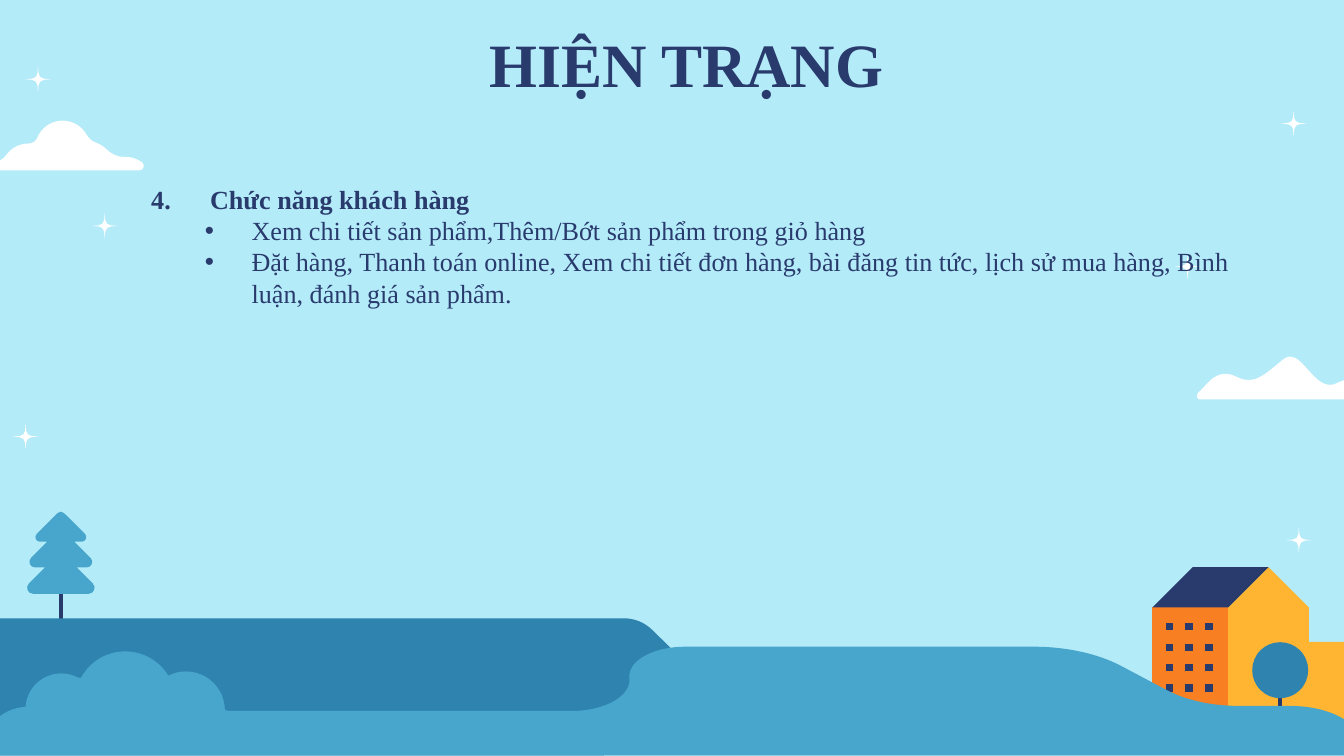
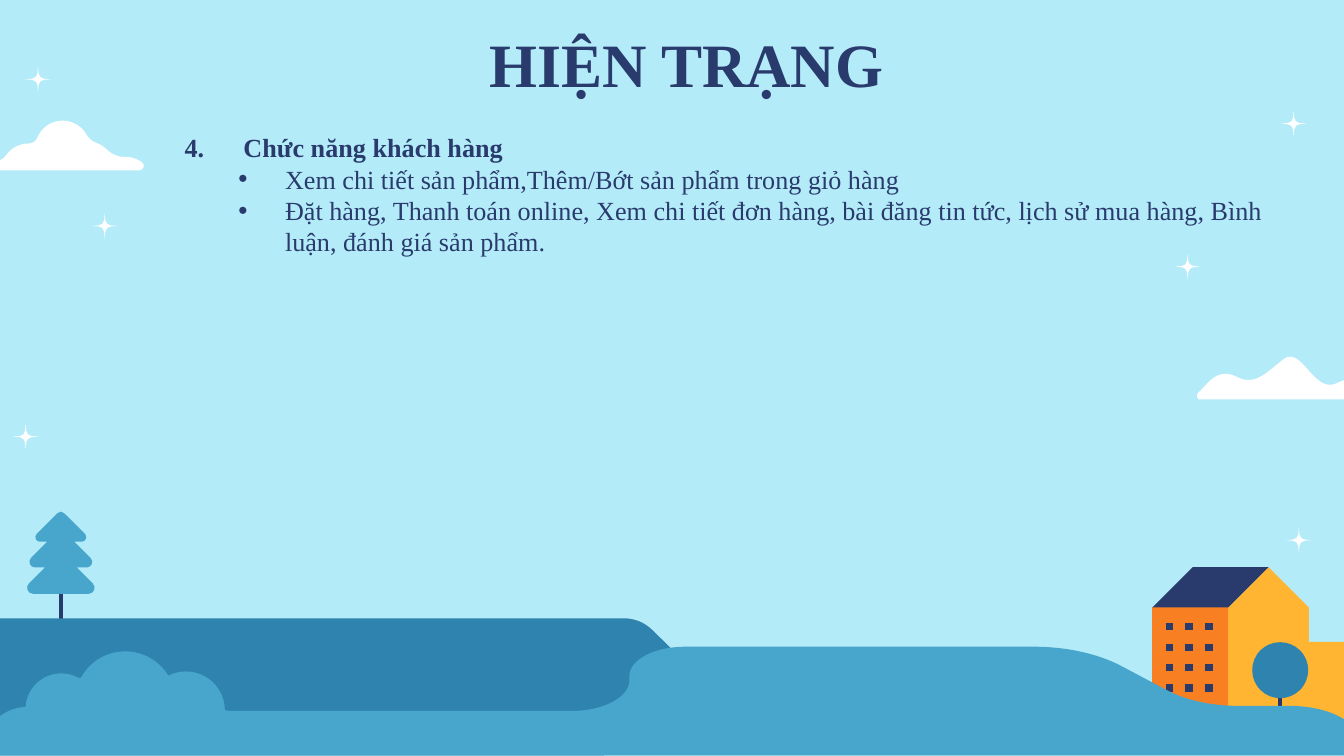
Before and after one commit to HaiDuongdarkocean/Ecommerce-website-01, a slide deck: slide 8 of Bao-Cao_Nguyen-Hai-Duong-12221385-125212_Xây-Dựng-Website-quản-lý-bán-hàng-công-nghệ-cao.pptx. Drawn at 1344x756 pixels with LibreOffice and Linux fonts; fonts in the diff are those of the drawing. Boxes give left, top, right and bottom in pixels: in the first picture for what was removed or moved away, otherwise in the second. Text is boxed around its words. In the diff, an @@ line names an element or a change of style, - is before the commit and + after.

```diff
--- a/Bao-Cao_Nguyen-Hai-Duong-12221385-125212_Xây-Dựng-Website-quản-lý-bán-hàng-công-nghệ-cao.pptx
+++ b/Bao-Cao_Nguyen-Hai-Duong-12221385-125212_Xây-Dựng-Website-quản-lý-bán-hàng-công-nghệ-cao.pptx
@@ subtitle "4. Chức năng khách hàng": place and size @@
-subtitle "4. Chức năng khách hàng" at (151, 190, 1228, 309)
+subtitle "4. Chức năng khách hàng" at (185, 138, 1262, 257)
```
Also in this commit, not shown: 1 other slide changed, 4 other files.
